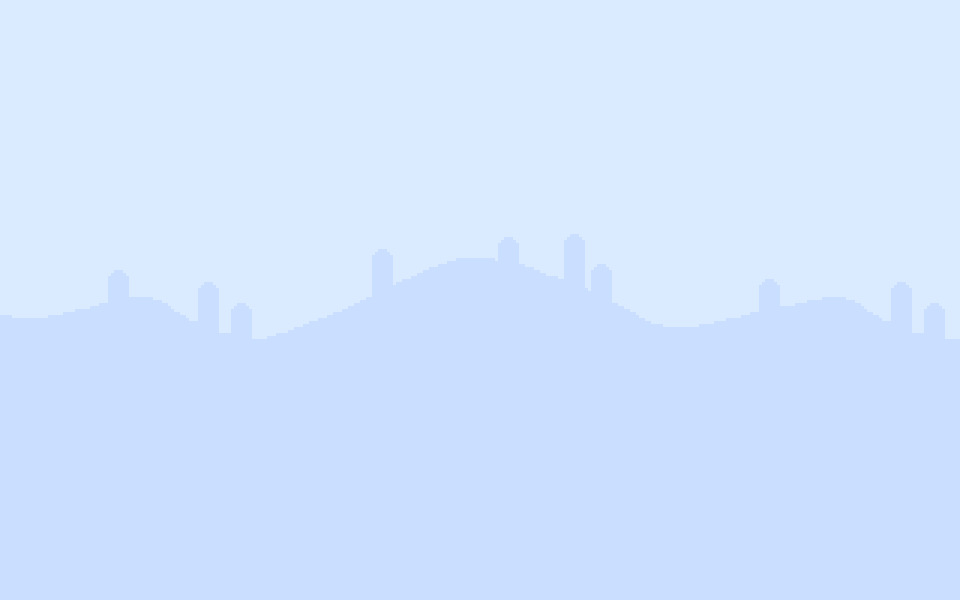
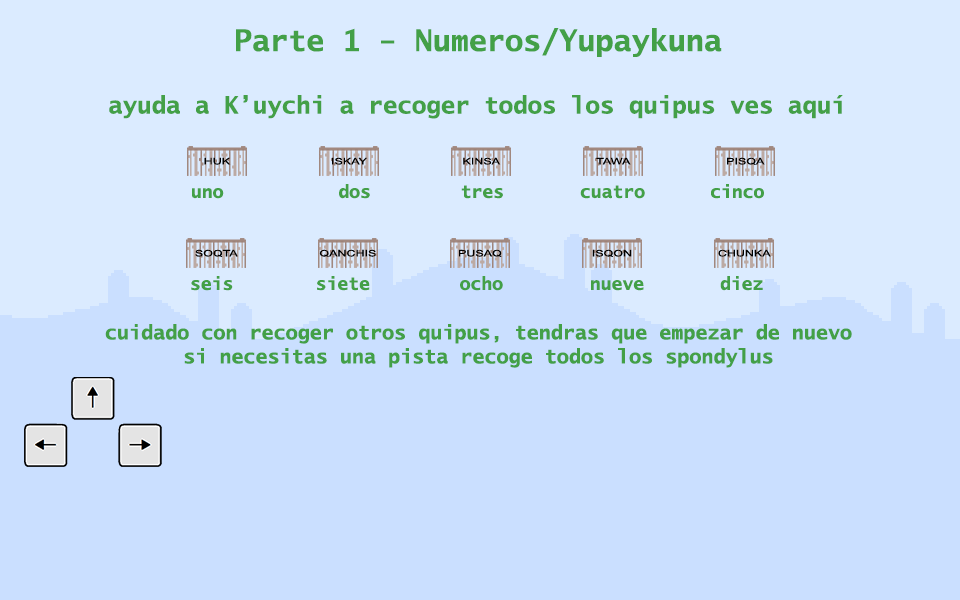
The second 960 × 600 image is a revision of the first. Changes to its layers:
added layer "Layer 8" above "Layer 7" over [left=24, top=377, right=162, bottom=467]
showed "cuidado con recoger otros quipus, tendras que empezar de nuevo" over [left=105, top=324, right=852, bottom=368]
showed "Parte 1 - Numeros/Yupaykuna" over [left=236, top=28, right=722, bottom=57]
showed "ayuda a K’uychi a recoger todos los quipus ves aquí" over [left=109, top=95, right=843, bottom=119]
showed "uno dos tres cuatro cinco" over [left=192, top=184, right=764, bottom=199]
showed "seis siete ocho nueve diez" over [left=191, top=276, right=763, bottom=291]
showed "Layer 6" over [left=186, top=238, right=774, bottom=268]
showed "Layer 1" over [left=187, top=146, right=775, bottom=176]
